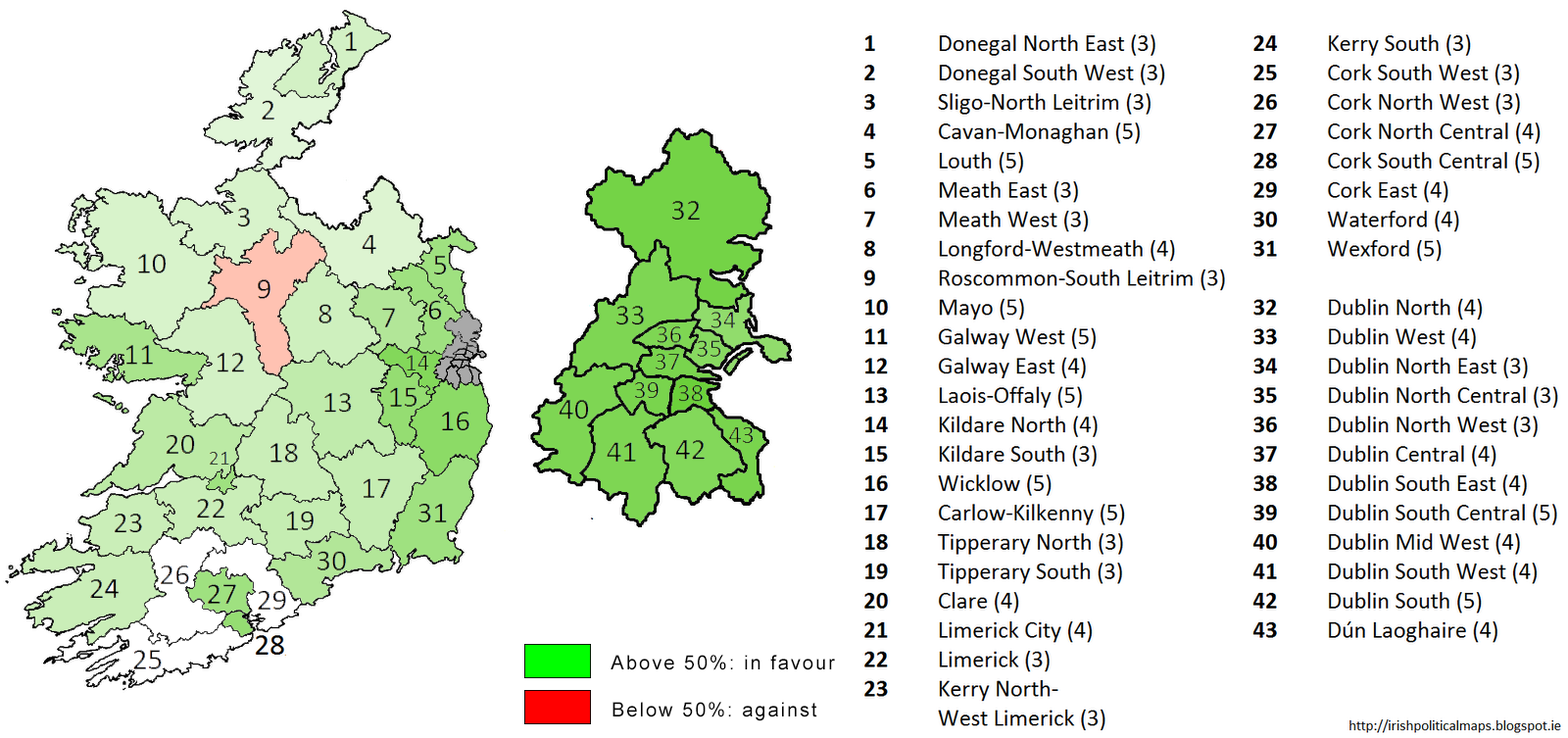
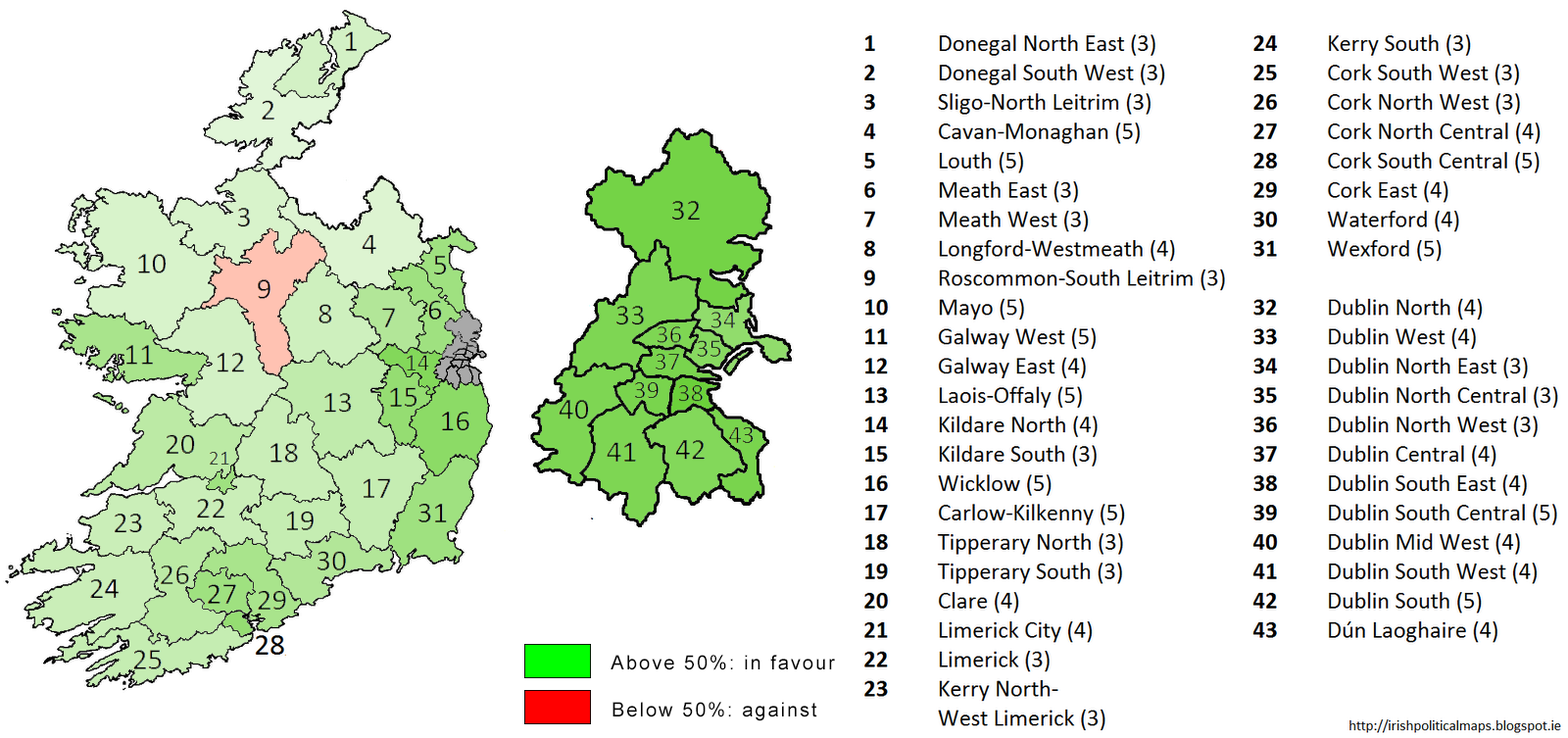
Layers edited between the first and the second (1568, 738) image:
"25 green": opacity 0% → 39% over [left=53, top=621, right=253, bottom=686]
"26 green": opacity 0% → 45% over [left=139, top=528, right=227, bottom=644]
"29 green": opacity 0% → 58% over [left=200, top=538, right=302, bottom=632]
